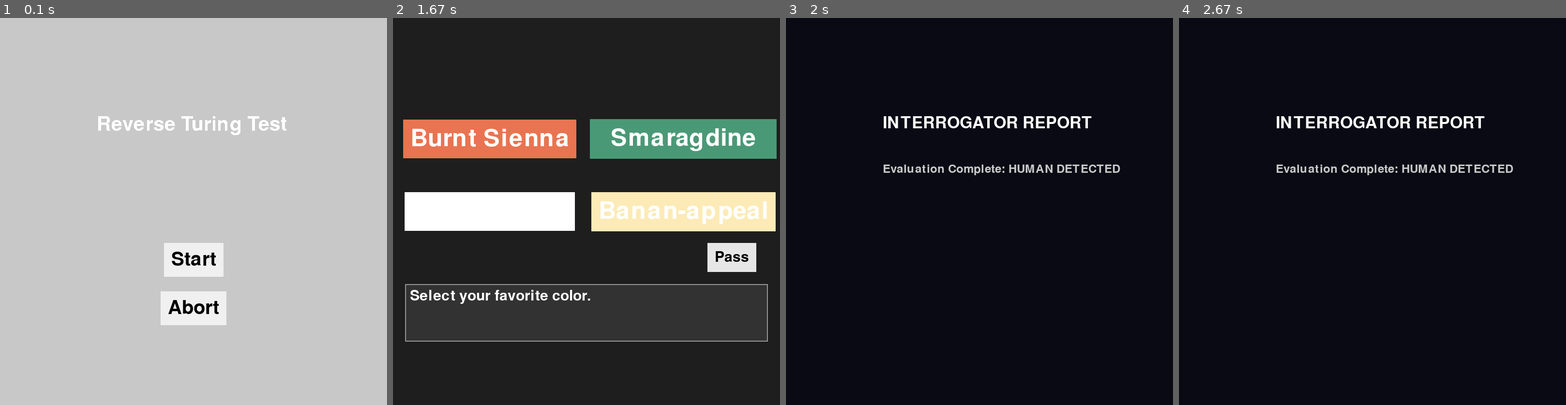
Above: before the commit, frames 1-4 (left to right).
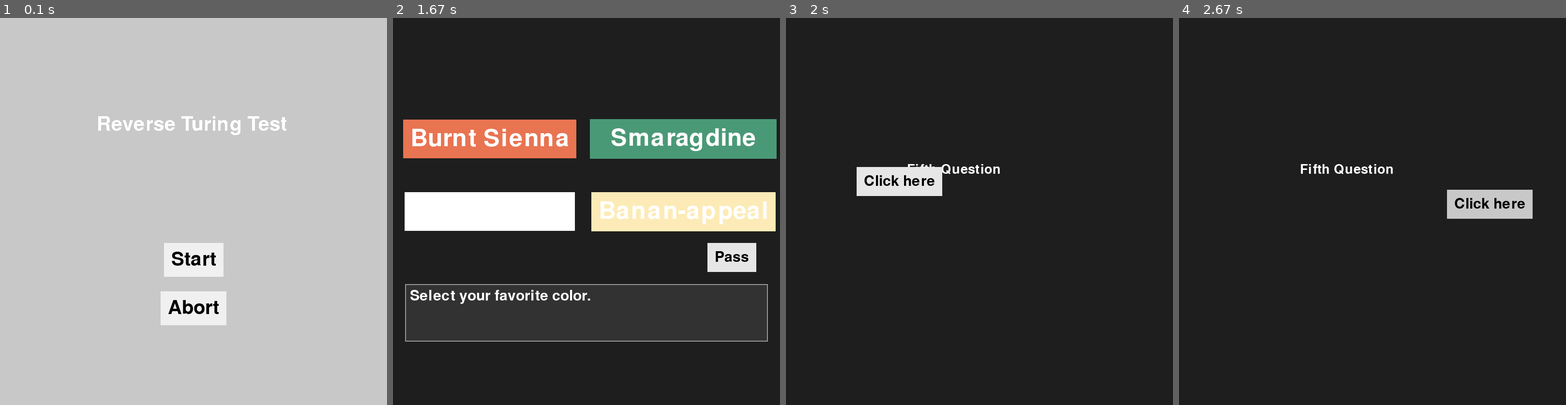
Above: after the commit, the same moments.

Repository: RachelBlack003/Drury-Hackathon-2026
Game: pygame game, started from reverse_turing/main.py
The game is run twice, just before and just after one commit, with the same random seed, the same clock (stepped at 60 frames per second) and the same inputs.
Inputs (mouse positions are in pixels of both pictures, inside the frame that each line leads up to):
- Up to frame 1 (0.1 s): no input
- Up to frame 2 (1.67 s): click "Start" at 0.38 s; click (625, 296) at 0.72 s; tap Space at 1, 1.4 s
- Up to frame 3 (2 s): tap Space at 1.7, 1.95 s; move the mouse to (886, 134) at 1.92 s
- Up to frame 4 (2.67 s): click (1372, 257) at 2.27 s; click (1488, 203) at 2.6 s, where only the run after the commit has a clickable "Click here"

Frames 1-2 are identical in both runs. In frame 3, 2.9% of the frame differs, in the area x 18-87%, y 25-46%; in frame 4, 3.1%, in the area x 25-92%, y 25-52%.

Commit message:
Added a moving button class as well as a reaction time test (still a wip)

Diff:
--- /dev/null
+++ b/reverse_turing/moving_button.py
@@ -0,0 +1,32 @@
+import pygame
+from pygame.surface import Surface
+from color import Color
+from random import randrange
+
+class Button:
+    def __init__(self, screen, text, x, y, size, padding=10, font_color = (0,0,0), bg_color = (240,240,240)):
+        self.screen = screen
+        self.text = text
+        self.x = x
+        self.y = y
+        self.size = size
+        self.padding = padding
+        self.color = font_color
+        self.bg_color = bg_color
+
+        self.font = pygame.font.Font(pygame.font.get_default_font(), size)
+        self.font_surface = self.font.render(text, True, font_color)
+
+        self.text_rect = self.font_surface.get_rect(center=(x, y))
+        self.button_rect = self.text_rect.inflate(padding * 2, padding * 2)
+
+    def is_selected(self, mouse_pos):
+        self.text_rect = self.font_surface.get_rect(center=(randrange(80,720), randrange(60,500),))
+        self.button_rect = self.text_rect.inflate(self.padding * 2, self.padding * 2)
+        return self.button_rect.collidepoint(mouse_pos)
+
+    def render(self):
+        mouse_pos = pygame.mouse.get_pos()
+        color = tuple(int(col/1.15) for col in self.bg_color) if self.button_rect.collidepoint(mouse_pos) else self.bg_color
+        pygame.draw.rect(self.screen, color, self.button_rect)
+        self.screen.blit(self.font_surface, self.text_rect)
--- a/reverse_turing/questions/handle_questions.py
+++ b/reverse_turing/questions/handle_questions.py
@@ -5,6 +5,7 @@
 from questions.impossible_captcha import ImpossibleCaptcha
 from questions.preference import Preference
 from questions.quick_math import QuickMath
+from questions.reaction import Reaction
 #from questions.(fifth_question file name) import (fifth_question class name)
 
 class Handle_Questions(Screen):
@@ -16,6 +17,7 @@
             ImpossibleCaptcha,
             Preference,
             QuickMath,
+            Reaction
         ]
 
         self.question_index = 0
--- a/reverse_turing/questions/fifth_question.py
+++ b/reverse_turing/questions/reaction.py
@@ -1,6 +1,8 @@
 import pygame
+from moving_button import Button
+from random import randrange
 
-class fifthquestion:
+class Reaction:
     def __init__(self, controller):
 
         self.controller = controller
@@ -9,11 +11,26 @@
 
         self.font = pygame.font.SysFont(None, 40)
 
+        self.button = Button(
+            screen = self.screen,
+            text = "Click here",
+            x=randrange(50,750),
+            y = randrange(40,500),
+            size = 30,
+            padding=15,
+            font_color= (0,0,0),
+            bg_color= (230,230,230)
+        )
+
     def handle_event(self, event):
         if event.type == pygame.KEYDOWN:
             if event.key == pygame.K_SPACE: # might change to button
                 self.done = True
                 self.is_done()
+        if event.type == pygame.MOUSEBUTTONDOWN:
+            if self.button.is_selected(event.pos):
+                self.button.x=randrange(50,750),
+                self.button.y = randrange(40,500),
 
 
 
@@ -26,6 +43,7 @@
     def _render_title(self, screen):
         text = self.font.render("Fifth Question", True, (255,255,255))
         screen.blit(text, (250, 300))
+        self.button.render()
 
     def is_done(self):
         return self.done
